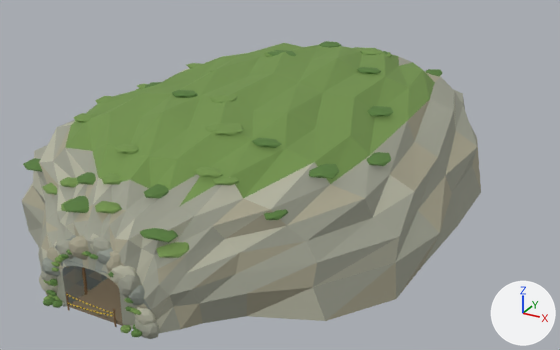
One commit to the Blender file art/source/region_mine.blend: the scene before it, then after it.
Before and after are seen from a camera (50 mm lens) standing at (52.8, -53.5, 48.7) and looking at (-7.6, 56.2, -6.2). The axes (+X, +Y, +Z) are drawn at lower right. The lights are the same throughout. The first picture is the older version.

The first picture shows 'MineRockAndVegetation' and 1 more.
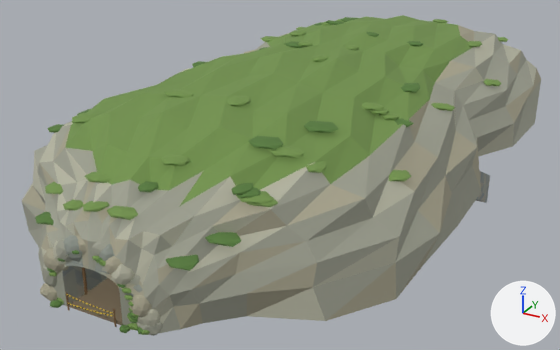
Changed parts and their boxes (x1, y1, x2, y2) in the pictures (560 x 350 px; the box of a moved part takes in the faces that stretch with it):
'MineRockAndVegetation', reshaped (13% wider, 8% taller)
    before: (22, 41, 481, 339)
    after: (22, 15, 541, 336)
part 1 of me_irregular_cliff_facade, moved or reshaped
    before: (60, 177, 79, 188)
    after: (63, 199, 83, 210)
part 2 of me_irregular_cliff_facade, moved or reshaped
    before: (210, 93, 226, 102)
    after: (138, 181, 159, 192)
part 3 of me_irregular_cliff_facade, moved or reshaped
    before: (95, 201, 122, 214)
    after: (237, 187, 261, 198)
part 4 of me_irregular_cliff_facade, moved or reshaped
    before: (137, 84, 147, 89)
    after: (247, 197, 278, 207)
part 5 of me_irregular_cliff_facade, moved or reshaped
    before: (357, 67, 381, 74)
    after: (382, 113, 399, 120)
part 6 of me_irregular_cliff_facade, moved or reshaped
    before: (210, 68, 218, 72)
    after: (298, 41, 313, 47)
part 7 of me_irregular_cliff_facade, moved or reshaped (not visible before)
    after: (432, 19, 448, 23)
part 8 of me_irregular_cliff_facade, deleted
    before: (23, 41, 442, 300)
part 9 of me_irregular_cliff_facade, built on
    before: (39, 43, 475, 339)
    after: (35, 15, 541, 336)

Diff of the bpy script that builds the scene:
```diff
--- a/art/source/region_mine.blend.py
+++ b/art/source/region_mine.blend.py
@@ me_irregular_cliff_facade @@
 # used by ob_minerockandvegetation; parent = ob_regionmine; location = (0.0, 0.0, 0.0)
-me_irregular_cliff_facade.from_pydata(...)  # 12373 vertices, 14058 faces; spans x -29.6..29.6, y -1.2..88.0, z -1.1..17.5
+me_irregular_cliff_facade.from_pydata(...)  # 15097 vertices, 17075 faces; spans x -29.6..29.6, y -1.1..126.0, z -22.0..17.5
+# me_irregular_cliff_facade part 1: the loose piece of 42 vertices spanning x -10.7..-7.9, y 7.0..9.1, z 10.6..11.4 is scaled about its middle by (0.891, 1.16, 0.966), then moved by (4.3, -4.0, -0.2)
+# me_irregular_cliff_facade part 2: the loose piece of 42 vertices spanning x -2.3..0.5, y 26.6..29.4, z 16.7..17.5 is scaled about its middle by (0.819, 0.8, 1.01), then moved by (3.2, -20.0, -4.1), in mat_moss_deep (dark green #577c3c)
+# me_irregular_cliff_facade part 3: the loose piece of 40 vertices spanning x -1.7..1.5, y 2.8..5.1, z 11.2..12.0 is scaled about its middle by (0.813, 1.13, 1), then moved by (13.0, 8.0, 1.4), in mat_moss_deep (dark green #577c3c)
+# me_irregular_cliff_facade part 4: the loose piece of 38 vertices spanning x -24.6..-19.6, y 38.9..41.0, z 11.7..12.5 is scaled about its middle by (0.869, 1.22, 0.95), then moved by (36.4, -28.0, 0.3)
+# me_irregular_cliff_facade part 5: the loose piece of 42 vertices spanning x 8.1..11.9, y 50.6..53.3, z 15.9..16.7 is scaled about its middle by (0.6, 0.825, 1), then moved by (8.2, -12.0, -2.2), in mat_moss_sage (green #73934c)
+# me_irregular_cliff_facade part 6: the loose piece of 40 vertices spanning x -10.4..-7.2, y 38.7..41.3, z 16.1..16.9 is scaled about its middle by (0.818, 1.03, 0.959), then moved by (1.9, 24.0, -0.9)
+# me_irregular_cliff_facade part 7: the loose piece of 40 vertices spanning x 5.6..8.3, y 62.5..65.6, z 15.2..16.0 is multiplied about its middle by the matrix ((1.269, -0.012, -0.074), (-0.012, 0.768, -0.146), (-0.003, -0.005, 1.023)), then moved by (-2.6, 40.0, -2.6), in mat_moss_sage (green #73934c)
+# me_irregular_cliff_facade part 8: 271 loose pieces with 5382 vertices, spanning x -24.2..23.1, y -1.2..76.0, z -0.1..17.5, are deleted
+# me_irregular_cliff_facade part 9: 253 vertices moved within x -16.2..6.9, y -1.1..39.8, z -0.1..8.9; 5263 vertices removed from x -20.4..20.1, y -1.2..88.0, z -1.1..14.2; 13369 vertices added at x -28.6..28.9, y -1.1..126.0, z -22.0..17.5
+# other edits to the shape of me_irregular_cliff_facade do not show in these pictures
 me_irregular_cliff_facade.materials.append(mat_warm_limestone)
```
